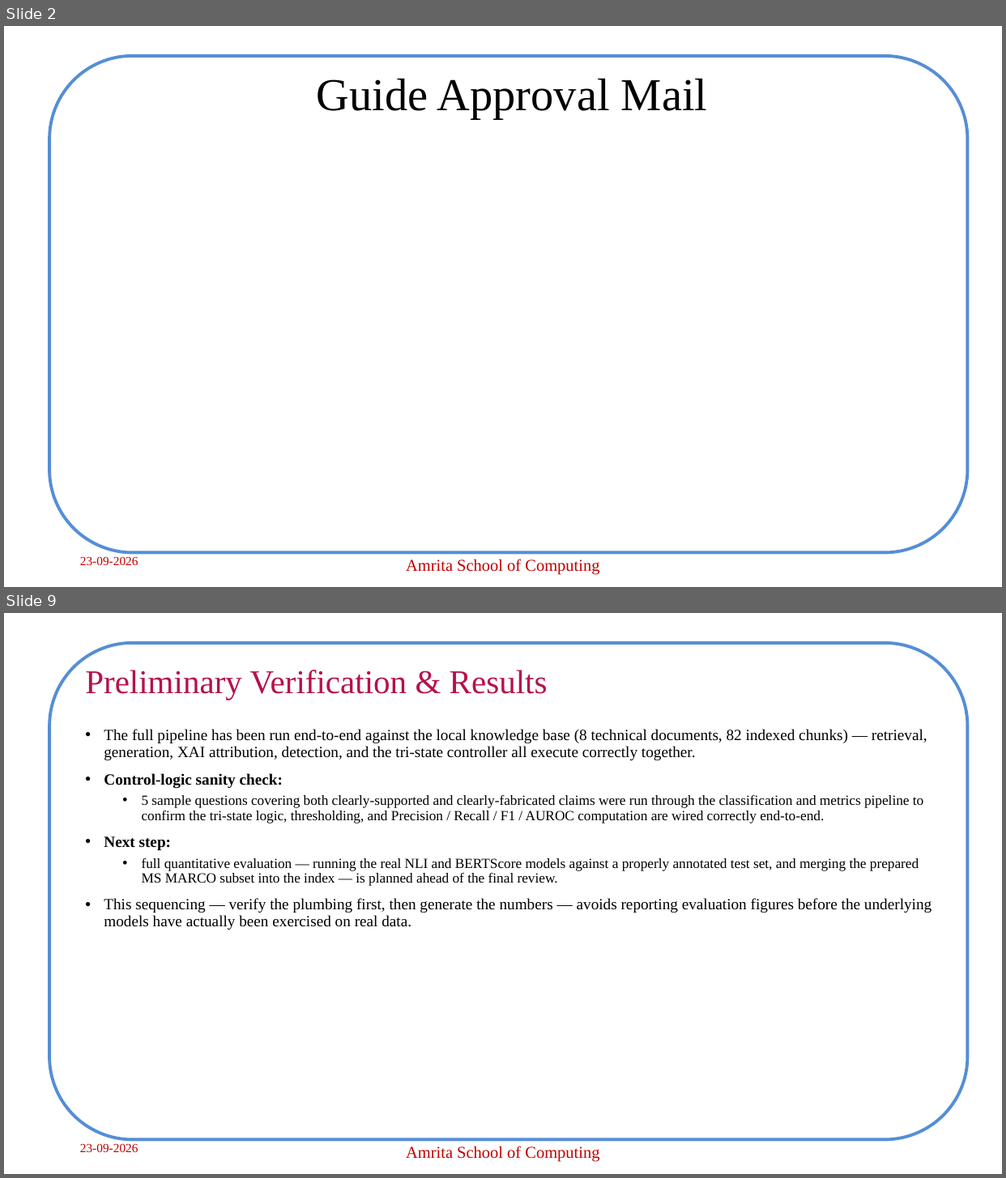
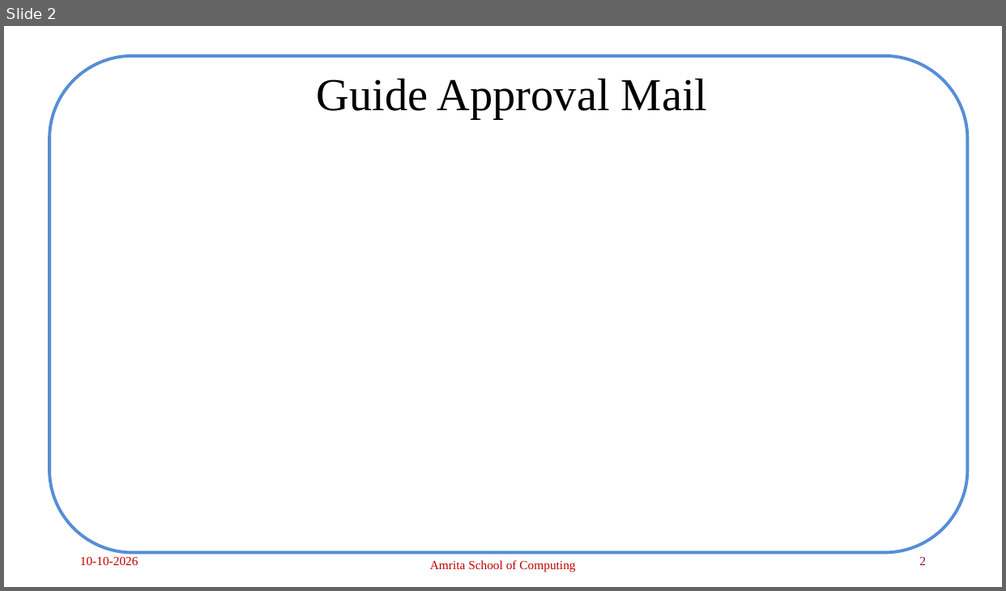
Before and after one commit to archabiju/hallucination-control-rag, a slide deck: presentations/Panel_Review2_CB.SC.P2CSE25001.pptx. Shown one above the other, each under a label of ours: slides 2 and 9 before the commit, slide 2 after it; the slides between them are not shown. The pictures are 1006x1178 and 1006x591 pixels, drawn with LibreOffice and Linux fonts; fonts in the diff are those of the drawing; background and template pictures are left out. Boxes give left, top, right and bottom in pixels: in the first picture for what was removed or moved away, otherwise in the second. Text is boxed around its words. In the diff, an @@ line names an element or a change of style, - is before the commit and + after.

Commit message:
Remove Review 2 study guides and temporary materials, clean repository

```diff
--- a/presentations/Panel_Review2_CB.SC.P2CSE25001.pptx
+++ b/presentations/Panel_Review2_CB.SC.P2CSE25001.pptx
@@ slide 9 removed at [4,613,1002,1174], background #FFFFFF; not listed: 1 template element that a slide beside it also shows @@
@@ title removed at [85,670,548,700] @@
-Preliminary Verification & Results
@@ text removed at [104,729,931,930] @@
-• The full pipeline has been run end-to-end against the local knowledge base (8 technical documents, 82 indexed chunks) — retrieval, generation, XAI attribution, detection, and the tri-state controller all execute correctly together.
-• Control-logic sanity check:
-  • 5 sample questions covering both clearly-supported and clearly-fabricated claims were run through the classification and metrics pipeline to confirm the tri-state logic, thresholding, and Precision / Recall / F1 / AUROC computation are wired correctly end-to-end.
-• Next step:
-  • full quantitative evaluation — running the real NLI and BERTScore models against a properly annotated test set, and merging the prepared MS MARCO subset into the index — is planned ahead of the final review.
-• This sequencing — verify the plumbing first, then generate the numbers — avoids reporting evaluation figures before the underlying models have actually been exercised on real data.
@@ text removed at [80,1144,138,1152] @@
-23-09-2026
@@ text removed at [406,1146,599,1162] @@
-Amrita School of Computing
@@ slide 2 changed as well @@
@@ text at [80,557,138,565]: text changed @@
-23-09-2026
+10-10-2026
@@ text "Amrita School of Computing" at [430,561,575,572]: size 16 to 12 pt @@
@@ page number added at [919,557,926,565], 12 pt, text #960353 @@
+2
```
Also in this commit, not shown: 14 other slides changed, 17 slides added, 1 other slide removed, 52 other files.
